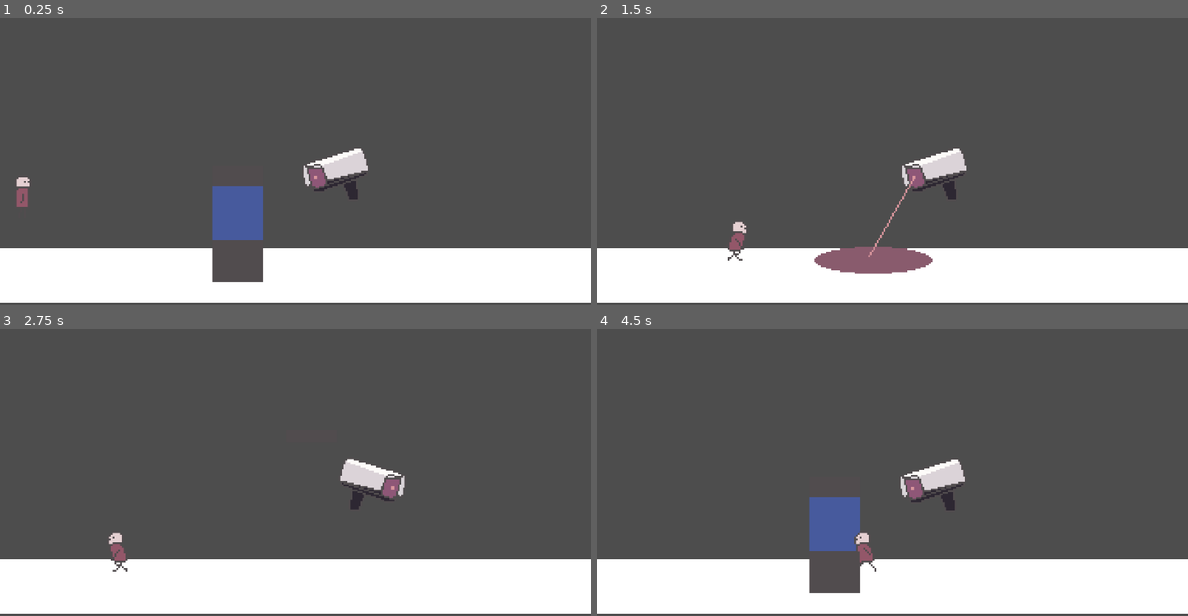
Above: before the commit, frames 1-4 (two rows, left to right).
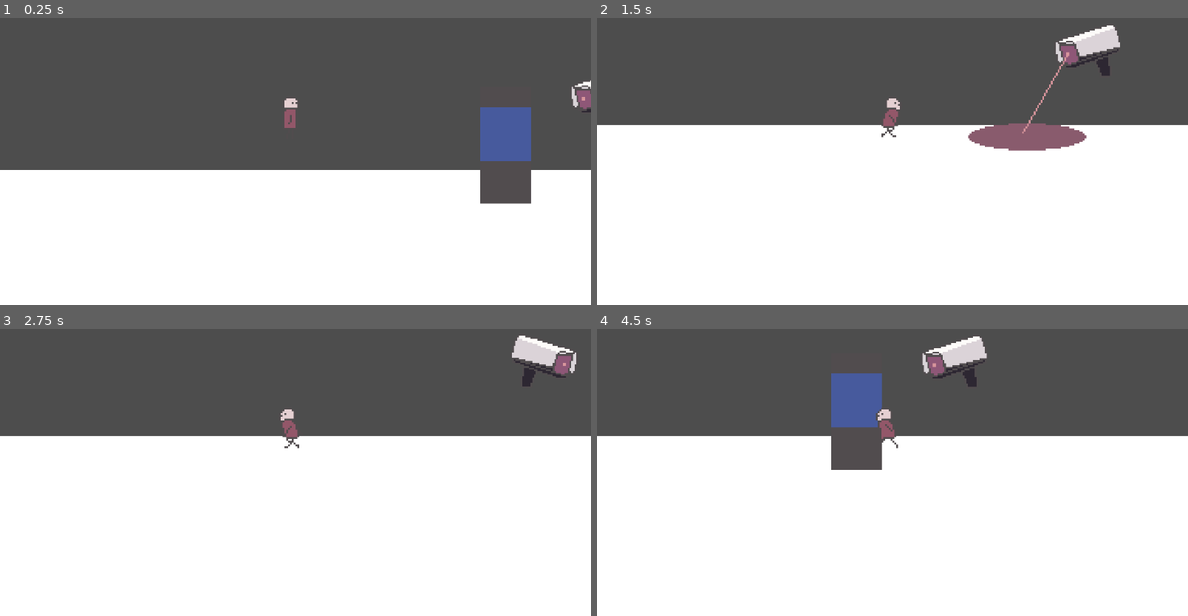
Above: after the commit, the same moments.

Repository: asierpernias/little-guy
Game: Godot game, scene res://scenes/main.tscn
Same seed, same stepped clock (60 frames per second), same inputs: the game is played once before the commit and once after it.
Inputs:
- Up to frame 1 (0.25 s): no input
- Up to frame 2 (1.5 s): tap Enter (ui_accept) at 0.5, 0.77 s; hold Right (ui_right) from 0.53 s (still down)
- Up to frame 3 (2.75 s): tap Enter (ui_accept) at 1.52 s; release Right (ui_right) at 2.03 s; hold Left (ui_left) from 2.03 s (still down)
- Up to frame 4 (4.5 s): release Left (ui_left) at 2.78 s; hold Right (ui_right) 2.78-4.28 s; tap Enter (ui_accept) at 3.02, 3.77 s; hold Left (ui_left) from 4.28 s (still down)

The runs differ from the first frame. In frame 1, 31% of the frame differs, in the area x 0-100%, y 21-100%; in frame 2, 46%; in frame 3, 45%; in frame 4, 46%, in the area x 0-100%, y 2-100%.

Commit message:
Following camera

Diff:
--- /dev/null
+++ b/scenes/camera.gd
@@ -0,0 +1,25 @@
+
+extends Camera2D
+
+@export var player: Node2D
+@export var speed = 6.0
+@export var mirar = 0.0
+
+var extra = Vector2.ZERO
+
+func _ready():
+	if player == null:
+		player = get_tree().get_first_node_in_group("player")
+	if player == null:
+		print("The player couldnt be found")
+		set_physics_process(false)
+		return
+	global_position = player.global_position + offset
+	make_current()
+func _physics_process(delta):
+	var pos = player.global_position + offset
+	if mirar > 0 and player is CharacterBody2D:
+		var dir = player.velocity.normalized()
+		extra = dir * mirar
+		pos += extra
+	global_position = pos
--- a/scenes/main.tscn
+++ b/scenes/main.tscn
@@ -2,15 +2,14 @@
 
 [ext_resource type="PackedScene" uid="uid://i3xnphtxlebj" path="res://scenes/player.tscn" id="1_o5qli"]
 [ext_resource type="PackedScene" uid="uid://dwryd7tbgrbel" path="res://scenes/security_camera.tscn" id="2_sugp2"]
+[ext_resource type="Script" uid="uid://cdlrpfv6qcusj" path="res://scenes/camera.gd" id="3_sugp2"]
 
 [sub_resource type="RectangleShape2D" id="RectangleShape2D_5fwtu"]
-size = Vector2(525, 26)
+size = Vector2(1108, 26)
 
 [sub_resource type="CanvasTexture" id="CanvasTexture_tmsv7"]
 
 [node name="main" type="Node2D" unique_id=1244500291]
-
-[node name="Camera" type="Node2D" parent="." unique_id=36760336]
 
 [node name="Level" type="Node2D" parent="." unique_id=677365194]
 position = Vector2(0, -2)
@@ -18,16 +17,33 @@
 [node name="Ground" type="StaticBody2D" parent="Level" unique_id=1764621643]
 
 [node name="CollisionShape2D" type="CollisionShape2D" parent="Level/Ground" unique_id=1928022194]
-position = Vector2(263.5, 166)
+position = Vector2(205, 166)
 shape = SubResource("RectangleShape2D_5fwtu")
 
 [node name="Sprite2D" type="Sprite2D" parent="Level/Ground" unique_id=1948012048]
-position = Vector2(263.28864, 166)
-scale = Vector2(-720.03174, -29.371048)
+position = Vector2(175.28864, 210.79997)
+scale = Vector2(-896.03174, -118.971)
+texture = SubResource("CanvasTexture_tmsv7")
+
+[node name="Wall" type="StaticBody2D" parent="Level" unique_id=84310643]
+
+[node name="CollisionShape2D" type="CollisionShape2D" parent="Level/Wall" unique_id=1689940980]
+position = Vector2(-202, 90)
+rotation = 1.5707964
+shape = SubResource("RectangleShape2D_5fwtu")
+
+[node name="Sprite2D" type="Sprite2D" parent="Level/Wall" unique_id=1057706277]
+position = Vector2(-280.56003, 140)
+rotation = 1.5707964
+scale = Vector2(-896.03174, -184.09105)
 texture = SubResource("CanvasTexture_tmsv7")
 
 [node name="Security_camera" parent="." unique_id=1475190332 instance=ExtResource("2_sugp2")]
 position = Vector2(158, 126)
 
-[node name="player" parent="." unique_id=1194807777 instance=ExtResource("1_o5qli")]
+[node name="player" parent="." unique_id=1194807777 groups=["player"] instance=ExtResource("1_o5qli")]
 position = Vector2(15, 116)
+
+[node name="Camera" type="Camera2D" parent="player" unique_id=1331877594]
+position = Vector2(-15, -116)
+script = ExtResource("3_sugp2")
Not shown, added: scenes/camera.gd.uid
